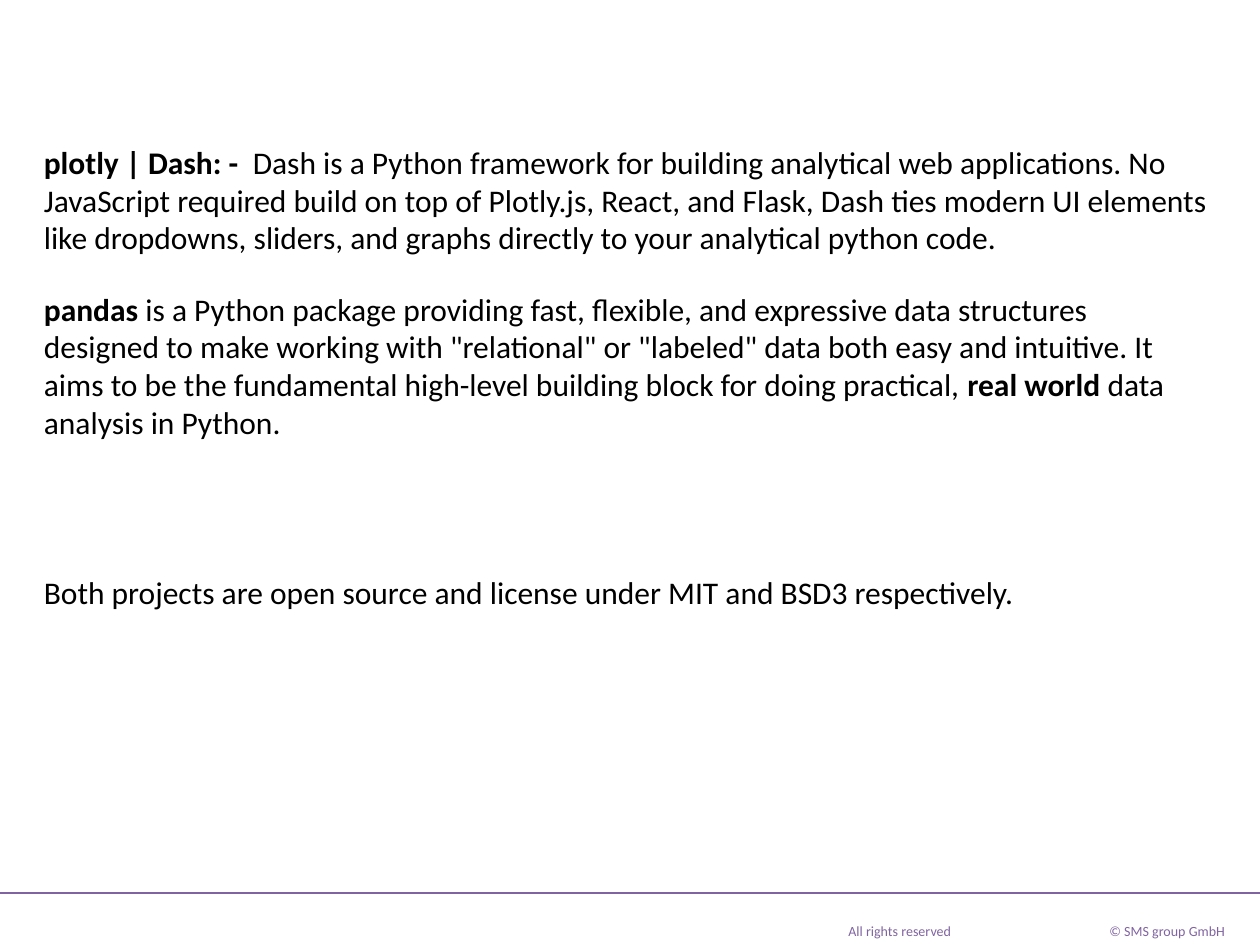
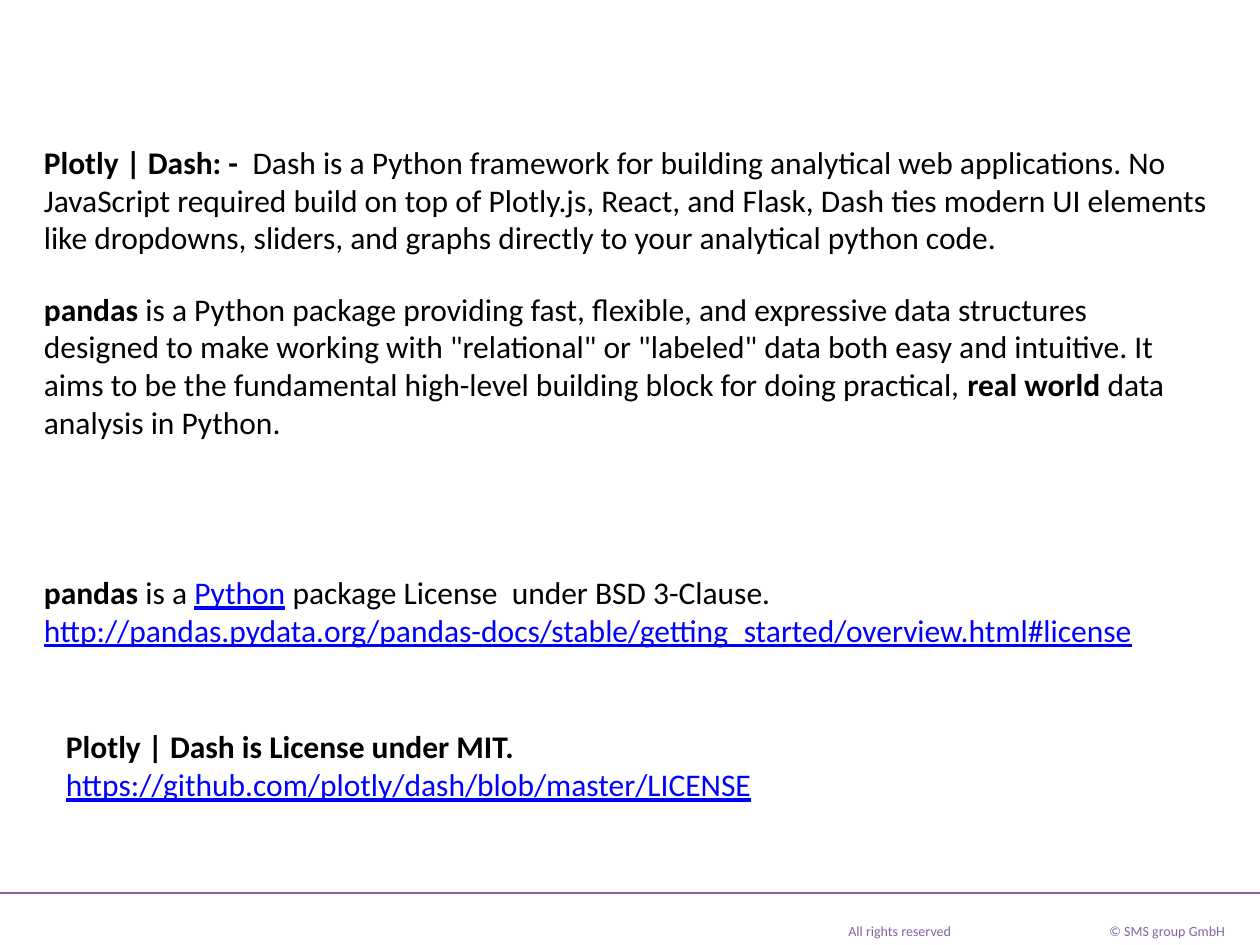
Before and after one commit to mrmanishprasadroy/Dash_Monitoring_Tool, a slide deck: slide 3 of PlotlyDashboard.pptx. Drawn at 1260x945 pixels with LibreOffice and Linux fonts; fonts in the diff are those of the drawing; background and template pictures are left out. Boxes give left, top, right and bottom in pixels: in the first picture for what was removed or moved away, otherwise in the second. Text is boxed around its words. In the diff, an @@ line names an element or a change of style, - is before the commit and + after.

Commit message:
Migrated with dash 1.0.0

```diff
--- a/PlotlyDashboard.pptx
+++ b/PlotlyDashboard.pptx
@@ text at bbox=[44, 152, 1206, 255]: text changed @@
-plotly | Dash: - Dash is a Python framework for building analytical web applications. No JavaScript required build on top of Plotly.js, React, and Flask, Dash ties modern UI elements like dropdowns, sliders, and graphs directly to your analytical python code.
+Plotly | Dash: - Dash is a Python framework for building analytical web applications. No JavaScript required build on top of Plotly.js, React, and Flask, Dash ties modern UI elements like dropdowns, sliders, and graphs directly to your analytical python code.
@@ text at bbox=[44, 582, 1131, 648]: text changed; text colour #000000 to #0000FF @@
-Both projects are open source and license under MIT and BSD3 respectively.
+pandas is a Python package License under BSD 3-Clause. http://pandas.pydata.org/pandas-docs/stable/getting_started/overview.html#license
@@ text added at bbox=[66, 736, 751, 802], 18 pt, text #0000FF, underline @@
+Plotly | Dash is License under MIT. https://github.com/plotly/dash/blob/master/LICENSE
```
Also in this commit, not shown: 1 other slide changed, 6 slides added, 1 slide removed, 2 other files.
